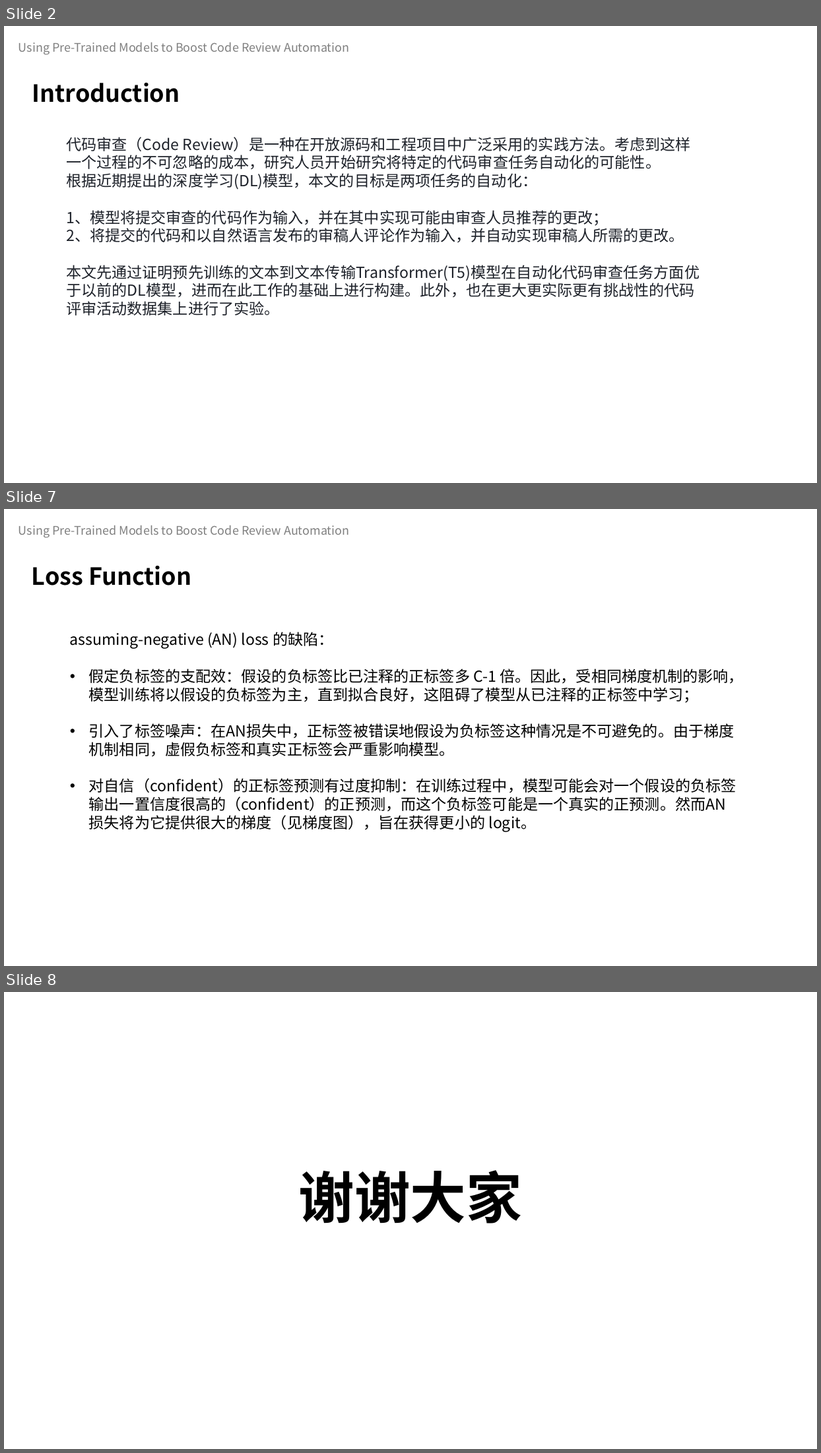
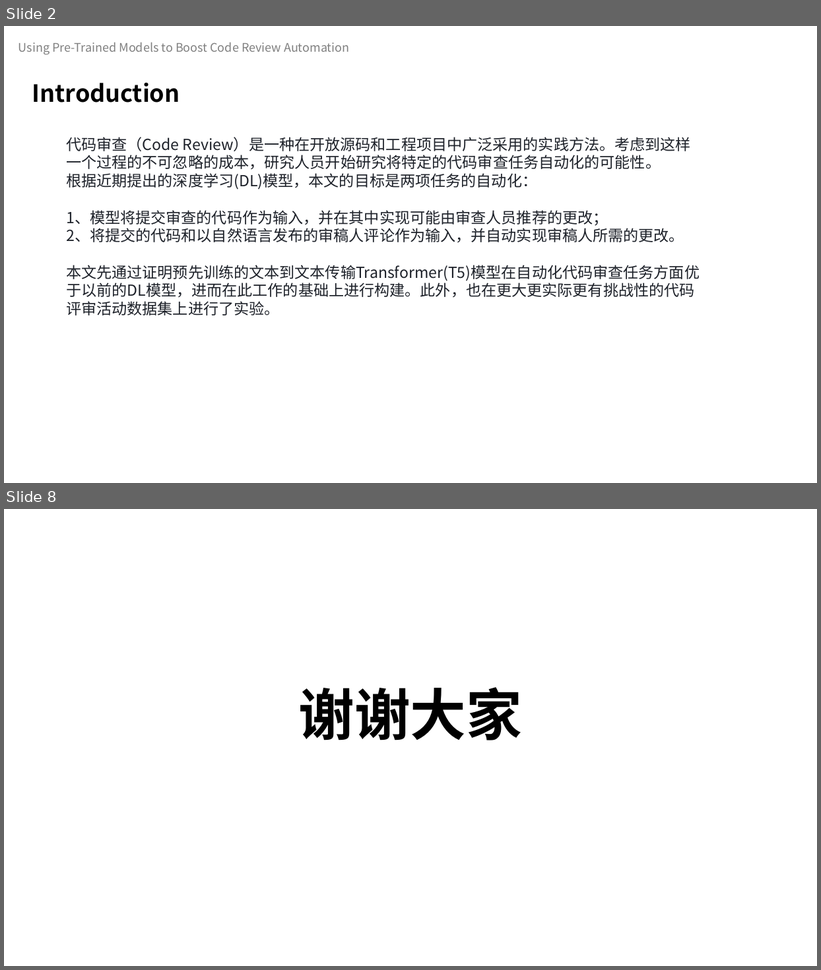
Before and after one commit to celeste-lingshi/Celeste, a slide deck: 汇报/软件测试展示_222126_项桂巳雨.pptx. Shown one above the other, each under a label of ours: slides 2, 7 and 8 before the commit, slides 2 and 8 after it; the slides between them are not shown. The pictures are 821x1453 and 821x970 pixels, drawn with LibreOffice and Linux fonts; fonts in the diff are those of the drawing. Boxes give left, top, right and bottom in pixels: in the first picture for what was removed or moved away, otherwise in the second. Text is boxed around its words. In the diff, an @@ line names an element or a change of style, - is before the commit and + after.

```diff
--- a/汇报/软件测试展示_222126_项桂巳雨.pptx
+++ b/汇报/软件测试展示_222126_项桂巳雨.pptx
@@ slide 7 removed at [4,509,817,966], background #FFFFFF @@
@@ text removed at [19,525,349,538] @@
-Using Pre-Trained Models to Boost Code Review Automation
@@ text removed at [32,566,191,586] @@
-Loss Function
@@ text removed at [70,632,744,832] @@
-assuming-negative (AN) loss 的缺陷：
-• 假定负标签的支配效：假设的负标签比已注释的正标签多 C-1 倍。因此，受相同梯度机制的影响，模型训练将以假设的负标签为主，直到拟合良好，这阻碍了模型从已注释的正标签中学习；
-• 引入了标签噪声：在AN损失中，正标签被错误地假设为负标签这种情况是不可避免的。由于梯度机制相同，虚假负标签和真实正标签会严重影响模型。
-• 对自信（confident）的正标签预测有过度抑制：在训练过程中，模型可能会对一个假设的负标签输出一置信度很高的（confident）的正预测，而这个负标签可能是一个真实的正预测。然而AN 损失将为它提供很大的梯度（见梯度图），旨在获得更小的 logit。
```
Also in this commit, not shown: 1 slide changed, 3 slides added, 2 other slides removed.
